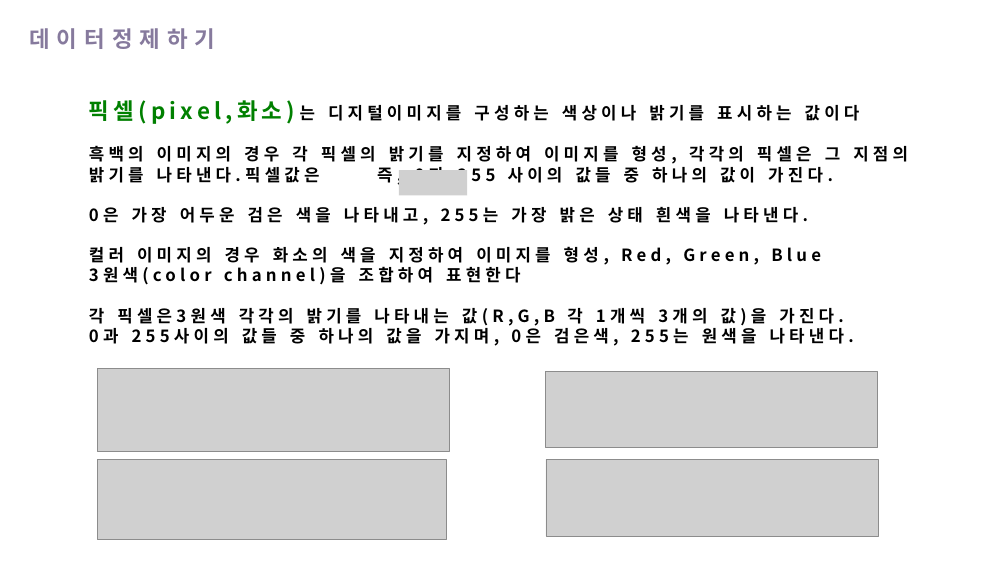
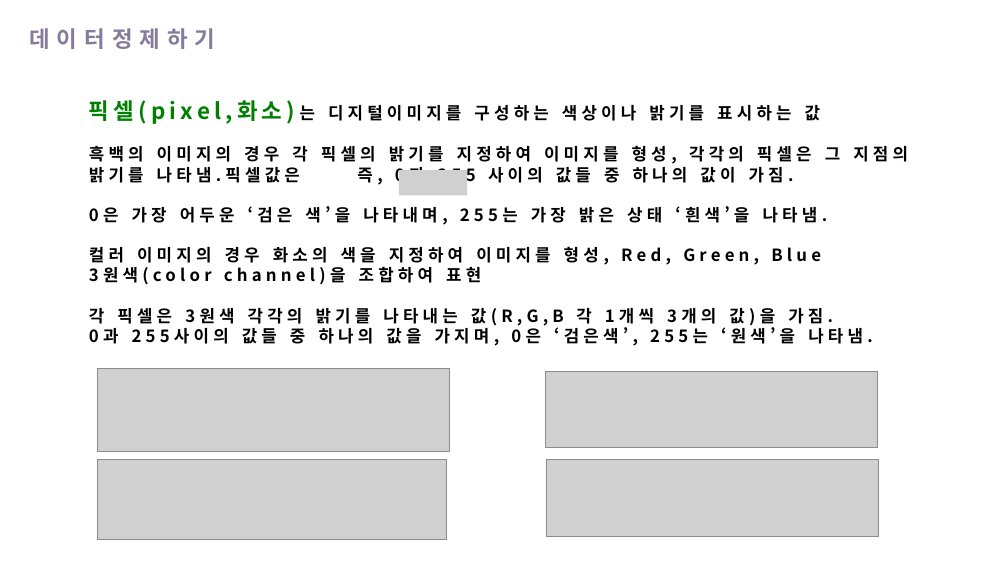
Before and after one commit to hanYijin/portfolio_2021, a slide deck: slide 7 of python데이터 분석과 이미지처리.pptx. Drawn at 1008x567 pixels with LibreOffice and Linux fonts; fonts in the diff are those of the drawing; grey boxes stand for pictures. Boxes give left, top, right and bottom in pixels: in the first picture for what was removed or moved away, otherwise in the second. Text is boxed around its words. In the diff, an @@ line names an element or a change of style, - is before the commit and + after.

```diff
--- a/python데이터 분석과 이미지처리.pptx
+++ b/python데이터 분석과 이미지처리.pptx
@@ text at bbox=[89, 100, 908, 225]: text changed @@
-픽셀(pixel,화소)는 디지털이미지를 구성하는 색상이나 밝기를 표시하는 값이다
-흑백의 이미지의 경우 각 픽셀의 밝기를 지정하여 이미지를 형성, 각각의 픽셀은 그 지점의 밝기를 나타낸다.픽셀값은 즉, 0과 255 사이의 값들 중 하나의 값이 가진다.
-0은 가장 어두운 검은 색을 나타내고, 255는 가장 밝은 상태 흰색을 나타낸다.
+픽셀(pixel,화소)는 디지털이미지를 구성하는 색상이나 밝기를 표시하는 값
+흑백의 이미지의 경우 각 픽셀의 밝기를 지정하여 이미지를 형성, 각각의 픽셀은 그 지점의 밝기를 나타냄.픽셀값은 즉, 0과 255 사이의 값들 중 하나의 값이 가짐.
+0은 가장 어두운 ‘검은 색’을 나타내며, 255는 가장 밝은 상태 ‘흰색’을 나타냄.
@@ text at bbox=[89, 266, 873, 346]: text changed @@
-3원색(color channel)을 조합하여 표현한다
-각 픽셀은3원색 각각의 밝기를 나타내는 값(R,G,B 각 1개씩 3개의 값)을 가진다.
-0과 255사이의 값들 중 하나의 값을 가지며, 0은 검은색, 255는 원색을 나타낸다.
+3원색(color channel)을 조합하여 표현
+각 픽셀은 3원색 각각의 밝기를 나타내는 값(R,G,B 각 1개씩 3개의 값)을 가짐.
+0과 255사이의 값들 중 하나의 값을 가지며, 0은 ‘검은색’, 255는 ‘원색’을 나타냄.
```
Also in this commit, not shown: 11 other slides changed, 14 other files.
